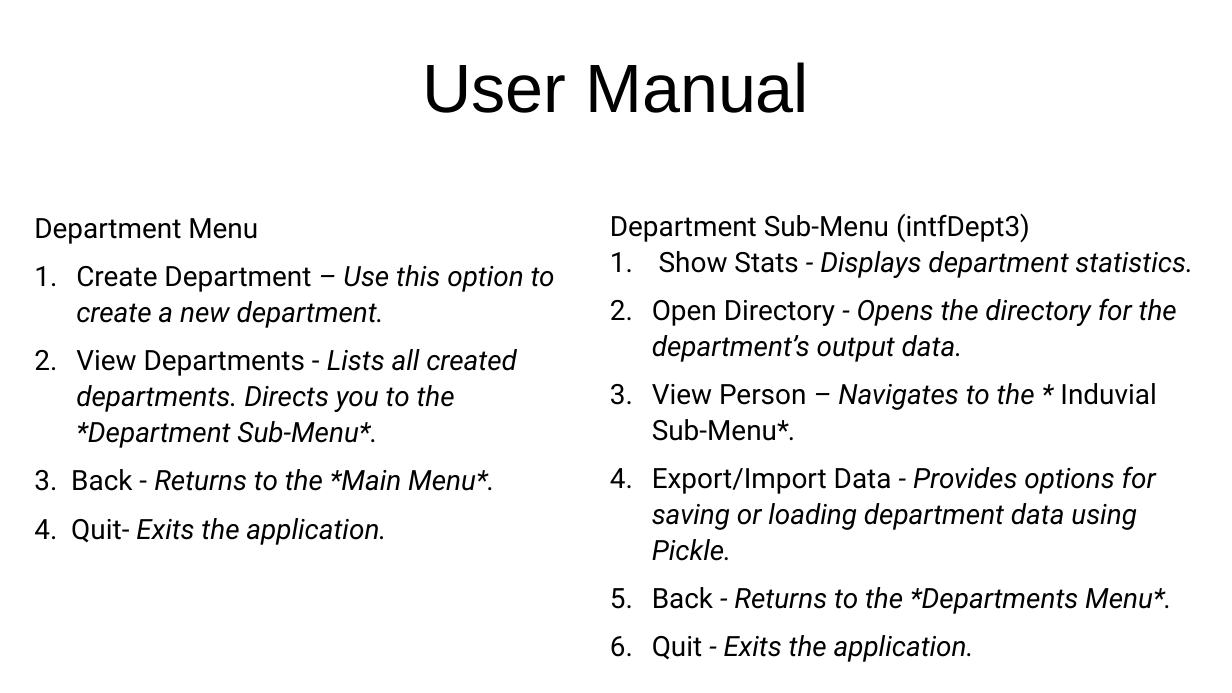
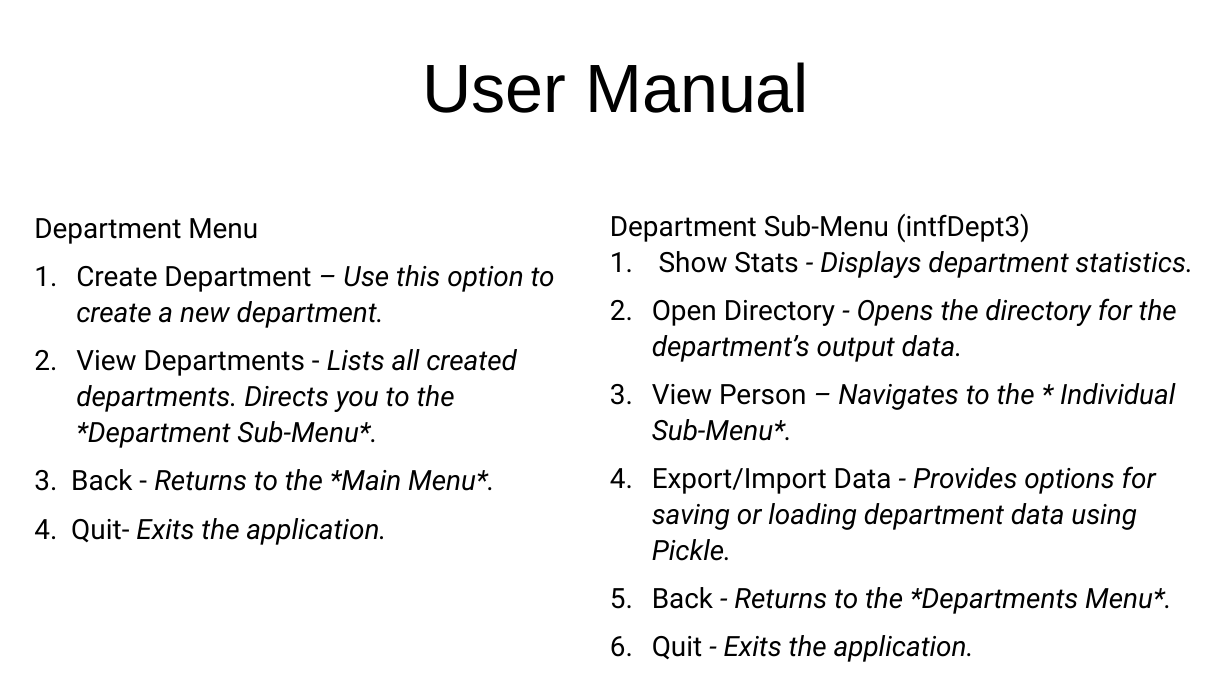
Before and after one commit to arlemoine/CS340_F_24_char_junkies, a slide deck: slide 9 of Doc/project_report.odp. Drawn at 1232x693 pixels with LibreOffice and Linux fonts; fonts in the diff are those of the drawing. Boxes give left, top, right and bottom in pixels: in the first picture for what was removed or moved away, otherwise in the second. Text is boxed around its words. In the diff, an @@ line names an element or a change of style, - is before the commit and + after.

Commit message:
Typo fixed

```diff
--- a/Doc/project_report.odp
+++ b/Doc/project_report.odp
@@ text at [652,383,1175,441]: text changed; italic on @@
-3. View Person – Navigates to the * Induvial Sub-Menu*.
+3. View Person – Navigates to the * Individual Sub-Menu*.
```
Also in this commit, not shown: 1 other slide changed.
